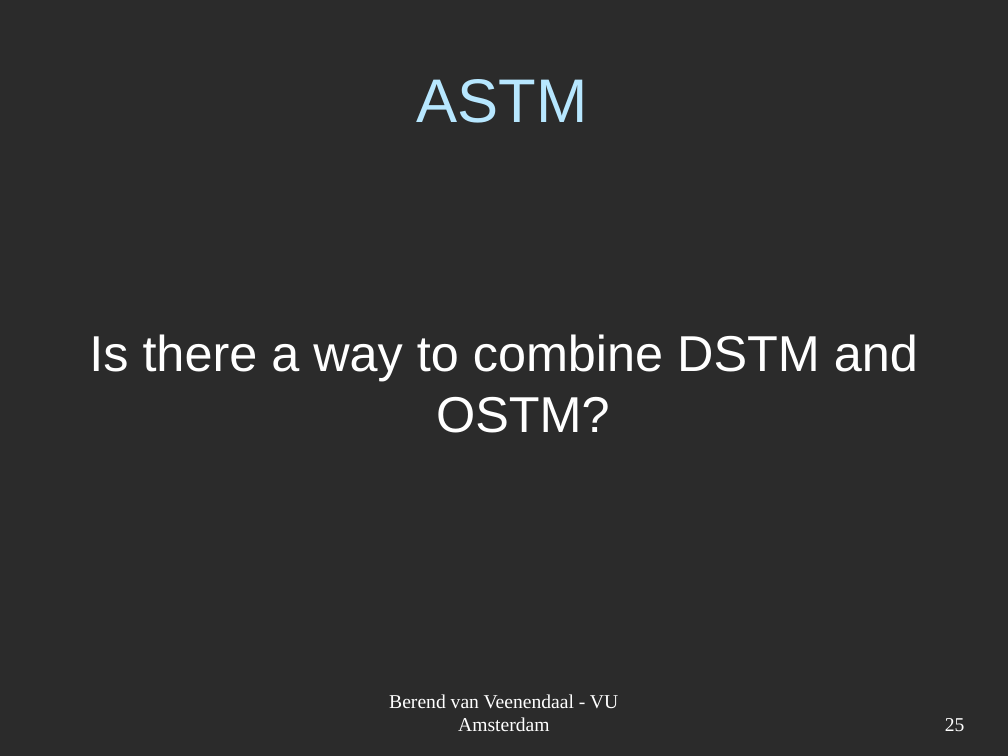
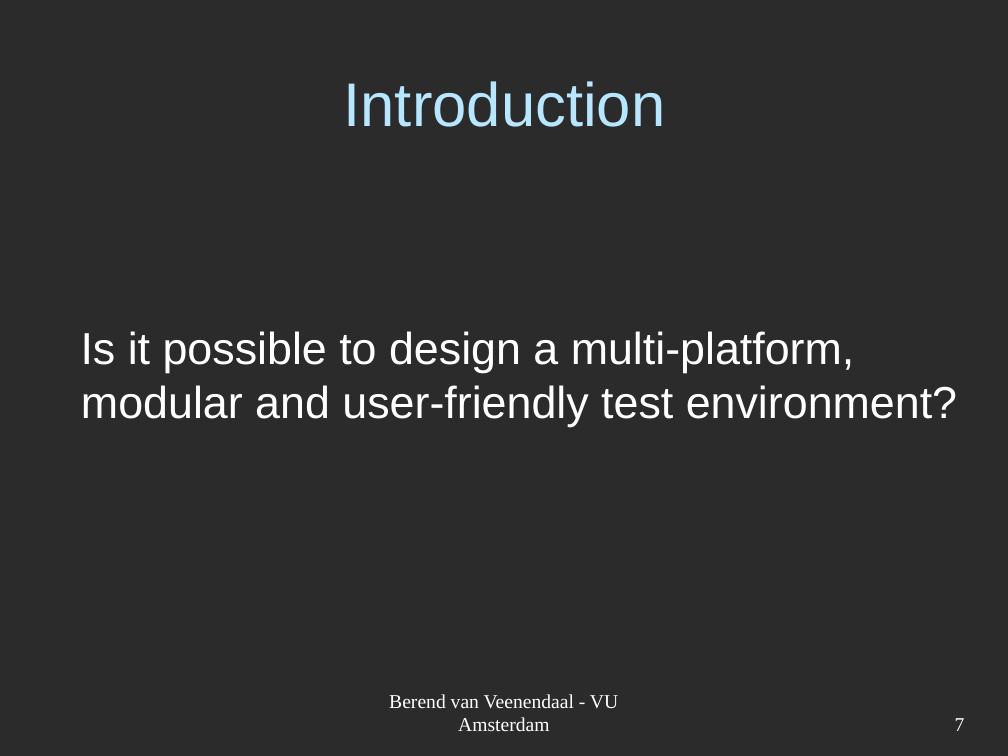
Before and after one commit to JungleComputing/codmon, a slide deck: slide 7 of doc/report/Codmon-VM.ppt (slide 25 before the commit). Drawn at 1008x756 pixels with LibreOffice and Linux fonts; fonts in the diff are those of the drawing; background and template pictures are left out; a plain dark background stands for a picture behind light text. Boxes give left, top, right and bottom in pixels: in the first picture for what was removed or moved away, otherwise in the second. Text is boxed around its words. In the diff, an @@ line names an element or a change of style, - is before the commit and + after.

```diff
--- a/doc/report/Codmon-VM.ppt
+++ b/doc/report/Codmon-VM.ppt
@@ title at <box>344,81,666,127</box>: text changed @@
-ASTM
+Introduction
@@ text at <box>81,331,957,427</box>: text changed; size 36 to 32 pt @@
-Is there a way to combine DSTM and OSTM?
+Is it possible to design a multi-platform, modular and user-friendly test environment?
@@ page number at <box>955,718,965,731</box>: text changed @@
-25
+7
```
Also in this commit, not shown: 1 other slide changed, 4 slides added, 30 slides removed.
